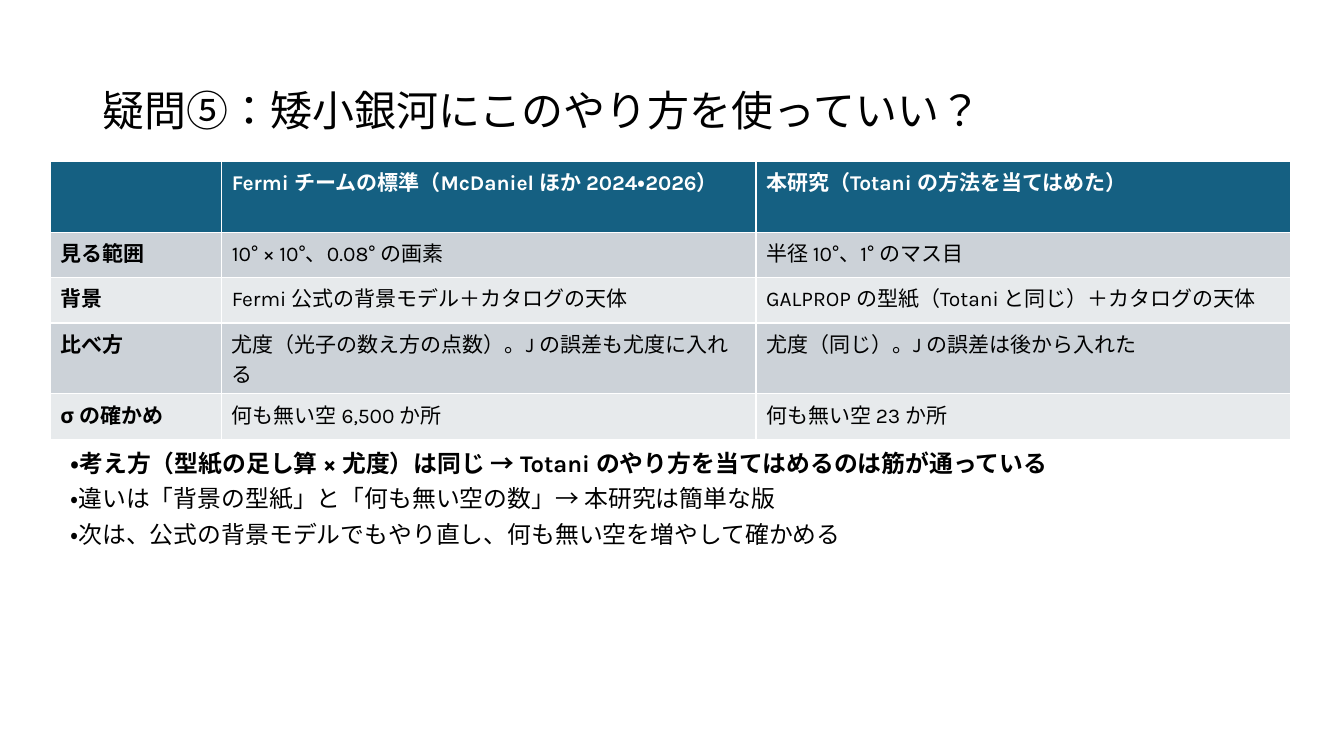
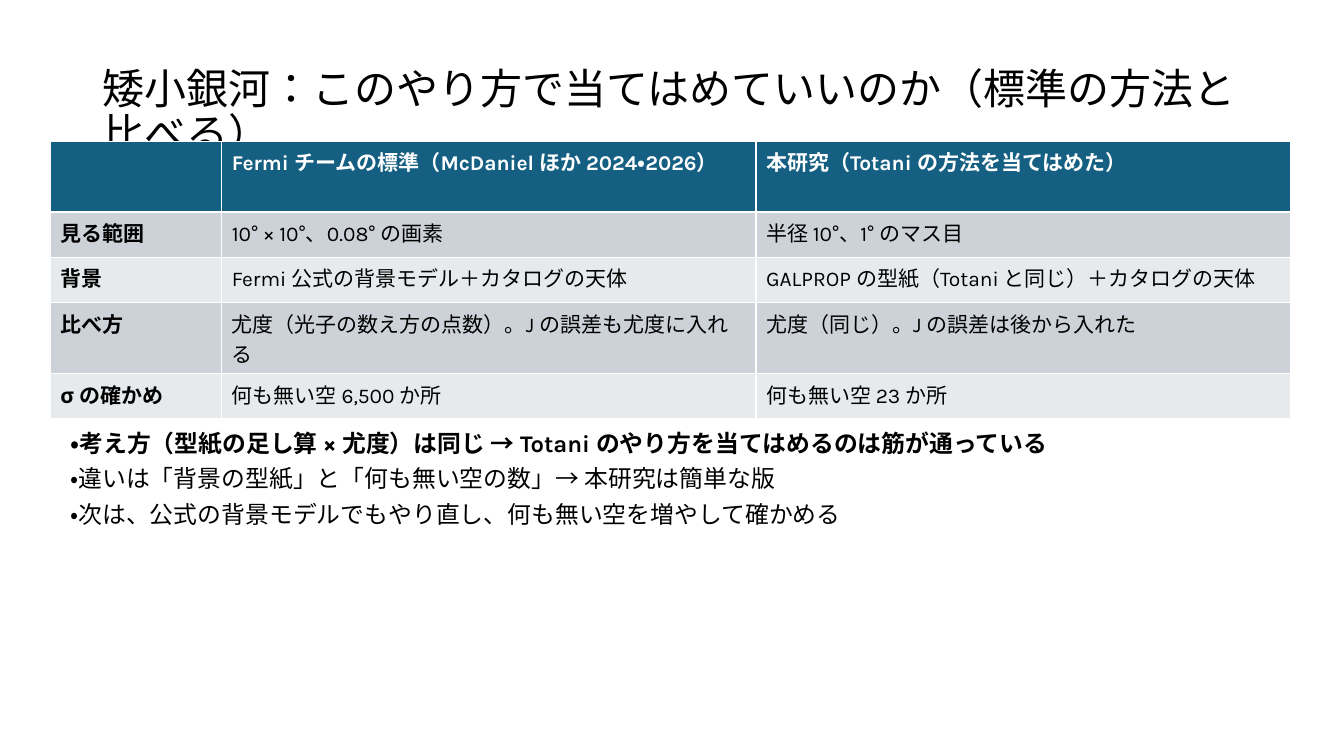
Before and after one commit to Mikann20041029/darkmatter-slides, a slide deck: slide 7 of slides/2026-10-09_研究報告_10枚版.pptx. Drawn at 1344x756 pixels with LibreOffice and Linux fonts; fonts in the diff are those of the drawing. Boxes give left, top, right and bottom in pixels: in the first picture for what was removed or moved away, otherwise in the second. Text is boxed around its words. In the diff, an @@ line names an element or a change of style, - is before the commit and + after.

```diff
--- a/slides/2026-10-09_研究報告_10枚版.pptx
+++ b/slides/2026-10-09_研究報告_10枚版.pptx
@@ title at (x1=102, y1=68, x2=1235, y2=160): text changed @@
-疑問⑤：矮小銀河にこのやり方を使っていい？
+矮小銀河：このやり方で当てはめていいのか（標準の方法と比べる）
@@ table moved from (x1=50, y1=161, x2=1291, y2=429) to (x1=50, y1=141, x2=1291, y2=409) @@
@@ text "・考え方（型紙の足し算 × 尤度）は同じ → Totani ..." moved from (x1=70, y1=451, x2=1047, y2=545) to (x1=70, y1=431, x2=1047, y2=525) @@
@@ text "・考え方（型紙の足し算 × 尤度）は同じ → Totani ..." at (x1=70, y1=431, x2=1047, y2=525): indent changed @@
```
Also in this commit, not shown: 8 other slides changed.
